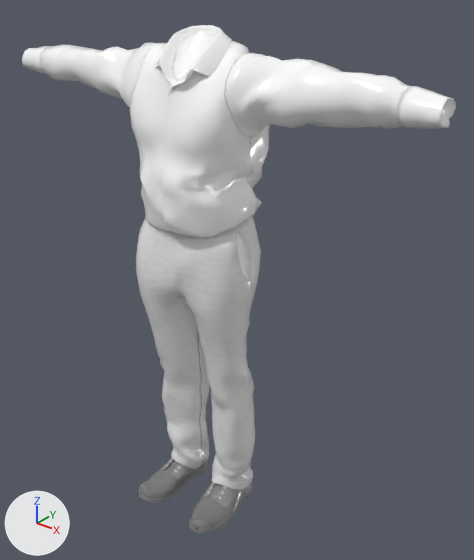
Before and after pictures for a commit that changed the FBX model UnityRendering/Assets/Models/Crowd/Liam_FBX/ClothingSets/Liam_Clothing_Set_05.fbx.
Camera for both pictures: a 50 mm camera at (2.56, -2.78, 5.4) aimed at (0.17, 0.21, 3.55). Every picture has the same lights, and +X, +Y and +Z are marked at lower left. Where no turn or scale is listed for an object, it has been applied to the vertices.

Names of what the first picture shows: 'Bottoms', 'Shoes', 'Tops'.
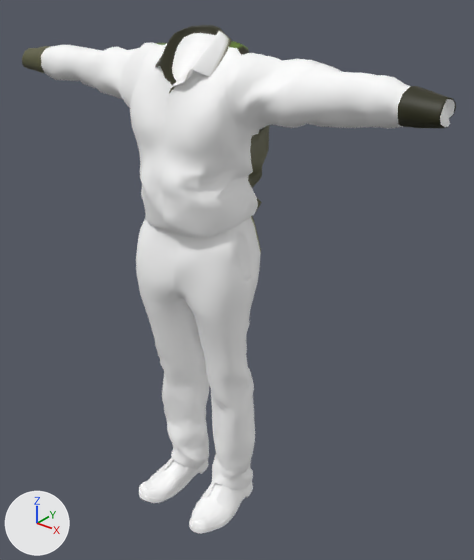
Patch to the scene script:
```diff
--- a/UnityRendering/Assets/Models/Crowd/Liam_FBX/ClothingSets/Liam_Clothing_Set_05.fbx.py
+++ b/UnityRendering/Assets/Models/Crowd/Liam_FBX/ClothingSets/Liam_Clothing_Set_05.fbx.py
@@ img_colour_map_crowd_png @@
+img_colour_map_crowd_png = load_image('Colour_Map_Crowd.png', '../../Textures/Colour_Map_Crowd.png', 2304, 3072, 'sRGB')
@@ mat_phong1 @@
+mat_phong1 = principled_material('phong1')
+mat_phong1.texture = img_colour_map_crowd_png  # with its transparency
+mat_phong1.roughness = 0.553
@@ me_mesh @@
 me_mesh.from_pydata(...)  # 1849 vertices, 2010 faces; spans x -1.54..1.49, y -0.21..0.43, z 2.12..3.25
-me_mesh.materials.append(mat_crowd_mat)  # picture img_crowd_diffuse_map_sq_png
+me_mesh.materials.append(mat_phong1)  # picture img_colour_map_crowd_png
@@ me_mesh_002 @@
 me_mesh_002.from_pydata(...)  # 1375 vertices, 1464 faces; spans x -0.363..0.375, y -0.32..0.321, z 0.0..0.251
-me_mesh_002.materials.append(mat_crowd_mat)  # picture img_crowd_diffuse_map_sq_png
+me_mesh_002.materials.append(mat_phong1)  # picture img_colour_map_crowd_png
@@ me_mesh_001 @@
 me_mesh_001.from_pydata(...)  # 1824 vertices, 1878 faces; spans x -0.42..0.41, y -0.18..0.44, z 0.07..2.31
-me_mesh_001.materials.append(mat_crowd_mat)  # picture img_crowd_diffuse_map_sq_png
+me_mesh_001.materials.append(mat_phong1)  # picture img_colour_map_crowd_png
```

Boxes [x1, y1, x2, y2] around the edits, measured in the pictures (474 x 560 px):
'Tops', recoloured
    both: [22, 25, 456, 237]
'Bottoms', recoloured
    both: [136, 216, 261, 490]
'Shoes', recoloured (grey to white)
    both: [139, 457, 253, 534]
